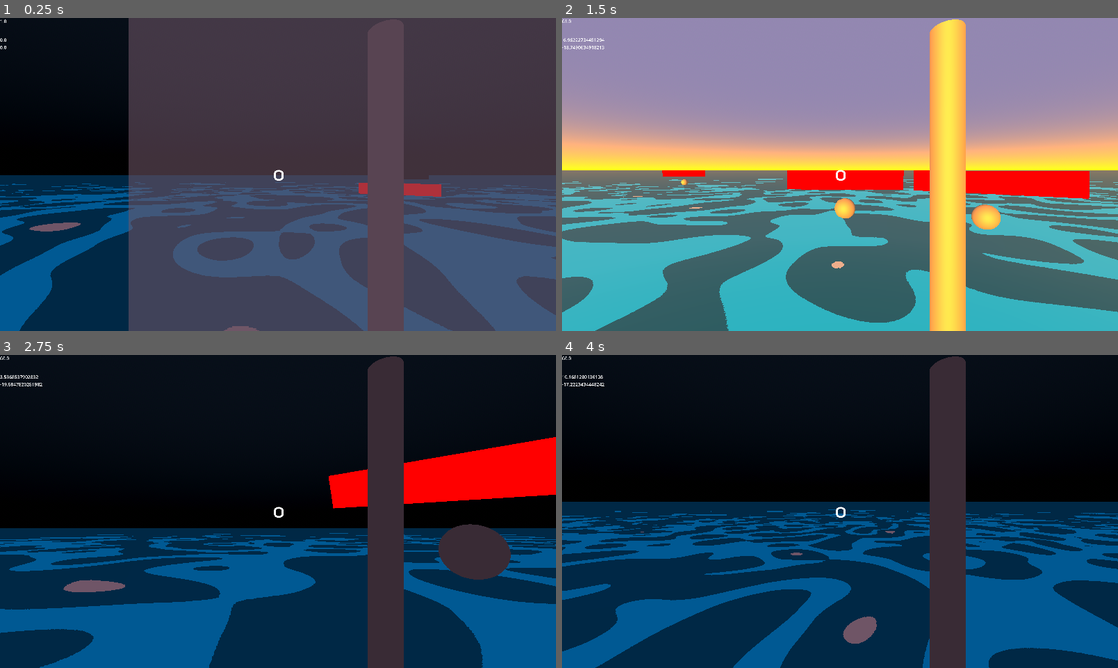
Above: before the commit, frames 1-4 (two rows, left to right).
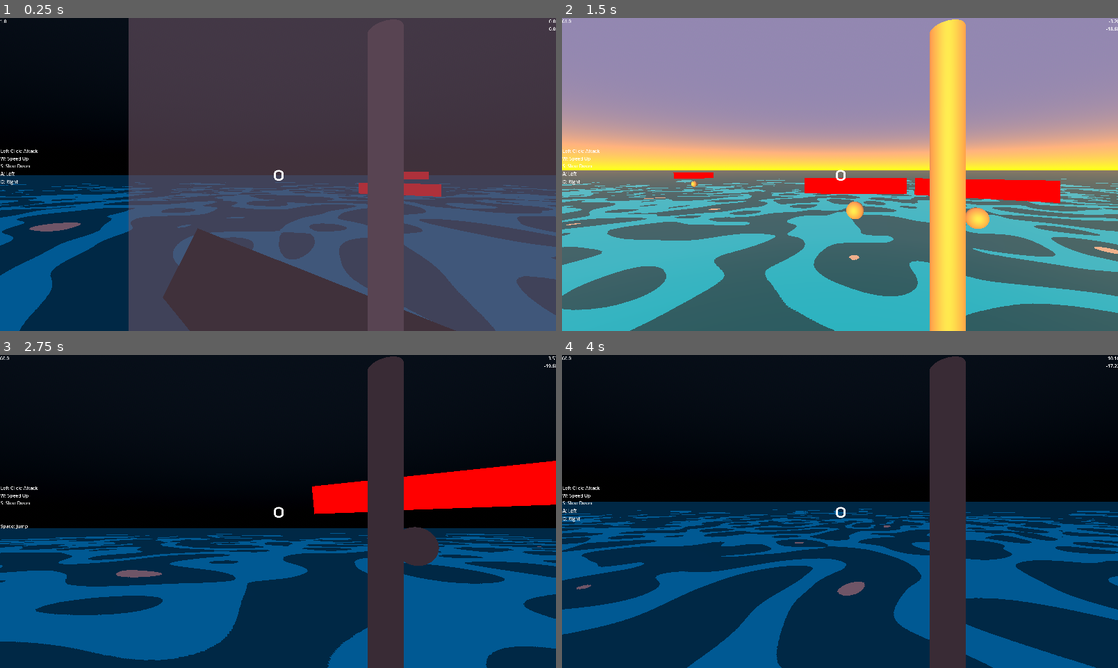
Above: after the commit, the same moments.

Repository: ImVakond/SurfBlade
Game: Godot game, scene res://main.tscn
The game is run twice, just before and just after one commit, with the same random seed, the same clock (stepped at 60 frames per second) and the same inputs.
Inputs (mouse positions are in pixels of both pictures, inside the frame that each line leads up to):
- Up to frame 1 (0.25 s): no input
- Up to frame 2 (1.5 s): move the mouse to (867, 174) at 0.52 s; hold 1 (1) 0.53-1.28 s; hold W (forward) from 0.53 s (still down); tap Space (Jump) at 0.77, 1.07 s; tap 2 (2) at 0.8, 1.35 s; move the mouse to (812, 174) at 1.27 s
- Up to frame 3 (2.75 s): keep holding W (forward); tap Space (Jump) at 1.52, 1.82 s; tap 3 (3) at 1.55 s; move the mouse to (289, 505) at 2.02 s; hold 3 (3) from 2.03 s (still down); click (289, 505) at 2.3 s
- Up to frame 4 (4 s): keep holding W (forward); move the mouse to (834, 517) at 2.77 s; release 3 (3) at 2.78 s; click (834, 517) at 2.85 s; tap Space (Jump) at 3.02, 3.32, 3.77, 3.8 s; tap Q (Throw, bound only after the commit) at 3.05 s; move the mouse to (878, 514) at 3.52 s; hold Q (Throw, bound only after the commit) from 3.53 s (still down)

The runs differ from the first frame. In frame 1, 8.4% of the frame differs, in the area x 0-100%, y 0-100%; in frame 2, 22%; in frame 3, 20%; in frame 4, 23%.

Commit message:
Air Control + Control UI

Diff:
--- a/bat.gd
+++ b/bat.gd
@@ -1,4 +1,6 @@
 extends State
+
+
 
 func handle_input(event : InputEvent) -> void:
 	if event.is_action_pressed("Attack"):
--- /dev/null
+++ b/controls.gd
@@ -0,0 +1,28 @@
+extends Label
+
+
+var controls : Dictionary = {
+	"Left Click" : "Attack"
+}
+
+func update() -> void:
+	text = ""
+	for key in controls:
+		if controls[key]:
+			text += key + ": " + controls[key] + "\n"
+		else:
+			text += "\n"
+
+func _on_weapon_state_machine_switched(to_state : State) -> void:
+	var state_name : String = to_state.name
+	if state_name == "Attack":
+		controls["Q"] = ""
+	else:
+		controls["Q"] = "Discard " + state_name
+	controls["Left Click"] = state_name
+	update()
+
+func change(data : Dictionary) -> void:
+	for key in data:
+		controls[key] = data[key]
+	update()
--- a/hook.gd
+++ b/hook.gd
@@ -3,6 +3,7 @@
 var active_hook : CharacterBody3D = null
 
 const HOOK_BODY = preload("uid://bxt06cc0ci6ul")
+
 
 func _physics_process(_delta : float) -> void:
 	if active_hook and active_hook.hooked:
@@ -21,11 +22,11 @@
 			hook.connect("time_exceeded",get_used_up)
 		else:
 			get_used_up()
-	elif event.is_action_pressed("left") and !active_hook:
+	elif event.is_action_pressed("Throw") and !active_hook:
 		get_used_up()
 
 func get_used_up() -> void:
 	if active_hook:
 		active_hook.queue_free()
 		active_hook = null
-	switch("Blade")
+	switch("Attack")
--- a/item.gd
+++ b/item.gd
@@ -7,7 +7,7 @@
 func _ready() -> void:
 	await get_tree().create_timer(5).timeout
 	queue_free()
-func _process(delta : float) -> void:
+func _process(_delta : float) -> void:
 	label.visible = item_area == Global.player.targeted_area
 
 	if label.visible and !input_storage.is_stopped():
--- a/main.gd
+++ b/main.gd
@@ -8,7 +8,7 @@
 
 	Input.mouse_mode = Input.MOUSE_MODE_CAPTURED
 	for _i in range(40):
-		await get_tree().create_timer(0.1).timeout
 		var enemy = BASIC_ENEMY.instantiate()
 		call_deferred("add_child",enemy)
+		await get_tree().create_timer(0.1).timeout
 		enemy.global_position = Vector3(randi_range(-50,50),1,randi_range(-50,50))
--- a/movement_state_machine.gd
+++ b/movement_state_machine.gd
@@ -1,11 +1 @@
 extends StateMachine
-
-
-# Called when the node enters the scene tree for the first time.
-func _ready():
-	pass # Replace with function body.
-
-
-# Called every frame. 'delta' is the elapsed time since the previous frame.
-func _process(delta):
-	pass
--- a/onboard.gd
+++ b/onboard.gd
@@ -2,7 +2,14 @@
 
 var target_speed : float = 0
 
-
+func enter(_from : String, _data : Dictionary = {}) -> void:
+	owner.controllabel.change({
+		"W" : "Speed Up",
+		"S" : "Slow Down",
+		"A" : "",
+		"D" : "",
+		"Space" : "Jump"
+	})
 func physics_update(delta : float) -> void:
 	if Input.is_action_pressed("forward"):
 		target_speed = 1
@@ -12,8 +19,13 @@
 		target_speed = clampf(target_speed-owner.ACCELARATION,0,owner.SPEED)
 	var target_direction : Vector3 = owner.transform.basis * Vector3(0, 0, -target_speed * owner.SPEED) + Vector3(0,owner.velocity.y,0)
 	owner.velocity = owner.velocity.move_toward(target_direction,owner.ACCELARATION * delta)
-
+	if !owner.is_on_floor_or_water():
+		switch("Onboardjump")
 
 func handle_input(event : InputEvent) -> void:
-	if event.is_action_pressed("Jump") and (owner.is_on_floor() or owner.global_position.y < 2):
+	if event.is_action_pressed("Jump"):
 		owner.velocity.y = owner.JUMP_VELOCITY
+	if event is InputEventMouseMotion:
+		owner.cameraholder.rotate_object_local(Vector3(1,0,0),-event.relative.y / 270)
+		owner.rotate_object_local(Vector3(0,1,0),-event.relative.x / 270)
+		owner.cameraholder.rotation_degrees.x = clampf(owner.cameraholder.rotation_degrees.x,-80,90)
--- /dev/null
+++ b/onboardjump.gd
@@ -0,0 +1,35 @@
+extends State
+
+var target_speed : Vector2
+
+func enter(_from : String, _data : Dictionary = {}) -> void:
+	owner.controllabel.change({
+		"W" : "Speed Up",
+		"S" : "Slow Down",
+		"A" : "Left",
+		"D" : "Right",
+		"Space" : ""
+	})
+func physics_update(delta : float) -> void:
+	if Input.is_action_pressed("forward"):
+		target_speed.x = 1
+	elif Input.is_action_pressed("backward"):
+		target_speed.x = -1
+	else:
+		target_speed.x = clampf(target_speed.x-owner.ACCELARATION,0,owner.SPEED)
+	if Input.is_action_pressed("left"):
+		target_speed.y = 1
+	elif Input.is_action_pressed("right"):
+		target_speed.y = -1
+	else:
+		target_speed.y = clampf(target_speed.y-owner.ACCELARATION,0,owner.SPEED)
+
+	var target_direction : Vector3 = owner.transform.basis * Vector3(-target_speed.y*10, 0, -target_speed.x * owner.SPEED) + Vector3(0,owner.velocity.y,0)
+	owner.velocity = owner.velocity.move_toward(target_direction,owner.ACCELARATION * delta)
+
+	if owner.is_on_floor_or_water():
+		switch("Onboard")
+func handle_input(event : InputEvent) -> void:
+	if event is InputEventMouseMotion:
+		owner.cameraholder.rotate_object_local(Vector3(1,0,0),-event.relative.y / 270)
+		owner.rotate_object_local(Vector3(0,1,0),-event.relative.x / 270)
--- a/player.gd
+++ b/player.gd
@@ -1,7 +1,7 @@
 extends CharacterBody3D
 class_name Player
 
-const ACCELARATION = 80
+const ACCELARATION = 50
 const JUMP_VELOCITY = 8
 const SPEED = 20.0
 
@@ -11,18 +11,17 @@
 @onready var blade_mesh: MeshInstance3D = %BladeMesh
 @onready var hook_mesh: MeshInstance3D = %HookMesh
 @onready var targeter : RayCast3D = %Targeter
+@onready var controllabel : Label = %Controls
 
 var targeted_area : Area3D = null
 
-func _physics_process(delta : float) -> void:
+func _physics_process(_delta : float) -> void:
 	if targeter.is_colliding():
 		targeted_area = targeter.get_collider()
 	else:
 		targeted_area = null
 func _input(event : InputEvent) -> void:
-	if event is InputEventMouseMotion:
-		cameraholder.rotate_object_local(Vector3(1,0,0),-event.relative.y / 270)
-		rotate_object_local(Vector3(0,1,0),-event.relative.x / 270)
+	pass
 
 func _on_attack_area_area_entered(area : Area3D) -> void:
 	if area is Hitbox and area.enemy:
@@ -30,3 +29,6 @@
 		var yaw = cameraholder.global_rotation.y
 		velocity.y = -sin(pitch) * 50 / 3.0
 		velocity +=  50 * Vector3(cos(pitch) * sin(yaw),0,cos(pitch) * cos(yaw))
+
+func is_on_floor_or_water() -> bool:
+	return is_on_floor() or global_position.y < 1.5
--- a/player.tscn
+++ b/player.tscn
@@ -8,6 +8,8 @@
 [ext_resource type="Script" uid="uid://dwju4ladeygwc" path="res://hook.gd" id="4_2hs0m"]
 [ext_resource type="Script" uid="uid://bi38pv7wcf8qu" path="res://movement_state_machine.gd" id="5_dw050"]
 [ext_resource type="Script" uid="uid://bqo105xxgk6xf" path="res://onboard.gd" id="6_b26j0"]
+[ext_resource type="Script" uid="uid://bmr4ygcr503u1" path="res://onboardjump.gd" id="7_n7ghd"]
+[ext_resource type="Script" uid="uid://brkrto575lmsh" path="res://controls.gd" id="9_b26j0"]
 
 [sub_resource type="CapsuleMesh" id="CapsuleMesh_sh265"]
 
@@ -67,7 +69,7 @@
 	for child in get_children():
 		child.visible = false
 	match state.name:
-		\"Blade\":
+		\"Attack\":
 			blade_mesh.visible = true
 		\"Hook\":
 			hook_mesh.visible = true
@@ -150,7 +152,7 @@
 unique_name_in_owner = true
 script = ExtResource("2_sweqy")
 
-[node name="Blade" type="Node" parent="WeaponStateMachine"]
+[node name="Attack" type="Node" parent="WeaponStateMachine"]
 script = ExtResource("3_2hs0m")
 
 [node name="Hook" type="Node" parent="WeaponStateMachine"]
@@ -161,6 +163,10 @@
 
 [node name="Onboard" type="Node" parent="MovementStateMachine"]
 script = ExtResource("6_b26j0")
+metadata/_custom_type_script = "uid://eiklno1g3x35"
+
+[node name="Onboardjump" type="Node" parent="MovementStateMachine"]
+script = ExtResource("7_n7ghd")
 metadata/_custom_type_script = "uid://eiklno1g3x35"
 
 [node name="Gravity" type="Node" parent="."]
@@ -183,10 +189,20 @@
 vertical_alignment = 1
 
 [node name="Label2" type="Label" parent="CanvasLayer"]
-offset_top = 64.0
-offset_right = 40.0
-offset_bottom = 87.0
+offset_left = 1879.0
+offset_right = 1919.0
+offset_bottom = 23.0
+horizontal_alignment = 2
 script = SubResource("GDScript_i3pqv")
+
+[node name="Controls" type="Label" parent="CanvasLayer"]
+unique_name_in_owner = true
+offset_left = 2.0
+offset_right = 281.0
+offset_bottom = 1075.0
+vertical_alignment = 1
+script = ExtResource("9_b26j0")
 
 [connection signal="area_entered" from="CameraHolder/AttackArea" to="." method="_on_attack_area_area_entered"]
 [connection signal="switched" from="WeaponStateMachine" to="CameraHolder/Weapons" method="_on_weapon_state_machine_switched"]
+[connection signal="switched" from="WeaponStateMachine" to="CanvasLayer/Controls" method="_on_weapon_state_machine_switched"]
--- a/project.godot
+++ b/project.godot
@@ -85,6 +85,11 @@
 "events": [Object(InputEventKey,"resource_local_to_scene":false,"resource_name":"","device":-1,"window_id":0,"alt_press …(192 unchanged characters)…
 ]
 }
+Throw={
+"deadzone": 0.2,
+"events": [Object(InputEventKey,"resource_local_to_scene":false,"resource_name":"","device":-1,"window_id":0,"alt_pressed":false,"shift_pressed":false,"ctrl_pressed":false,"meta_pressed":false,"pressed":false,"keycode":81,"physical_keycode":0,"key_label":0,"unicode":113,"location":0,"echo":false,"script":null)
+]
+}
 
 [rendering]
 
Not shown, added: controls.gd.uid
Not shown, added: onboardjump.gd.uid
Not shown: 1 places in player.tscn that only renumber resources
